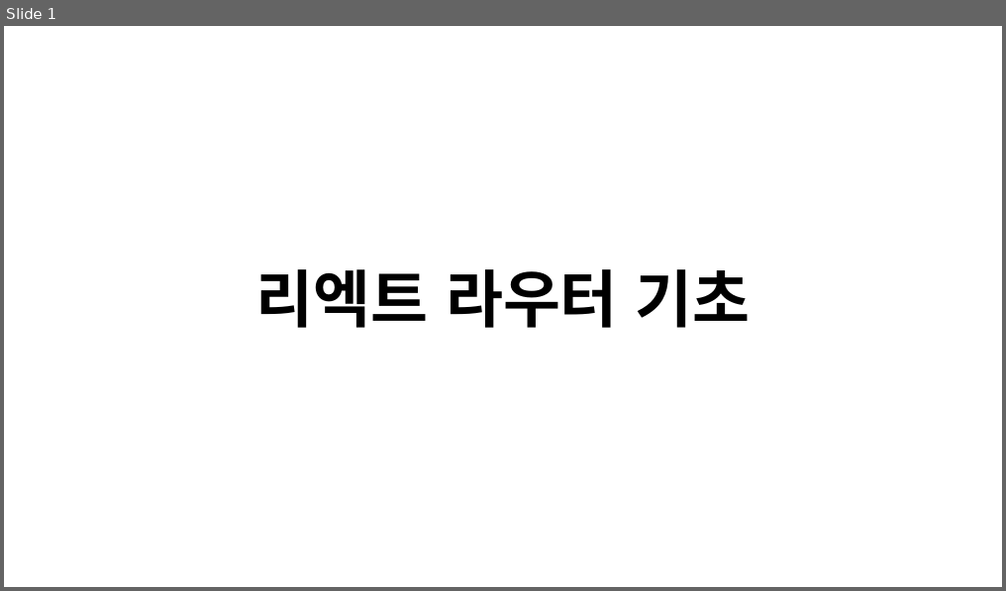
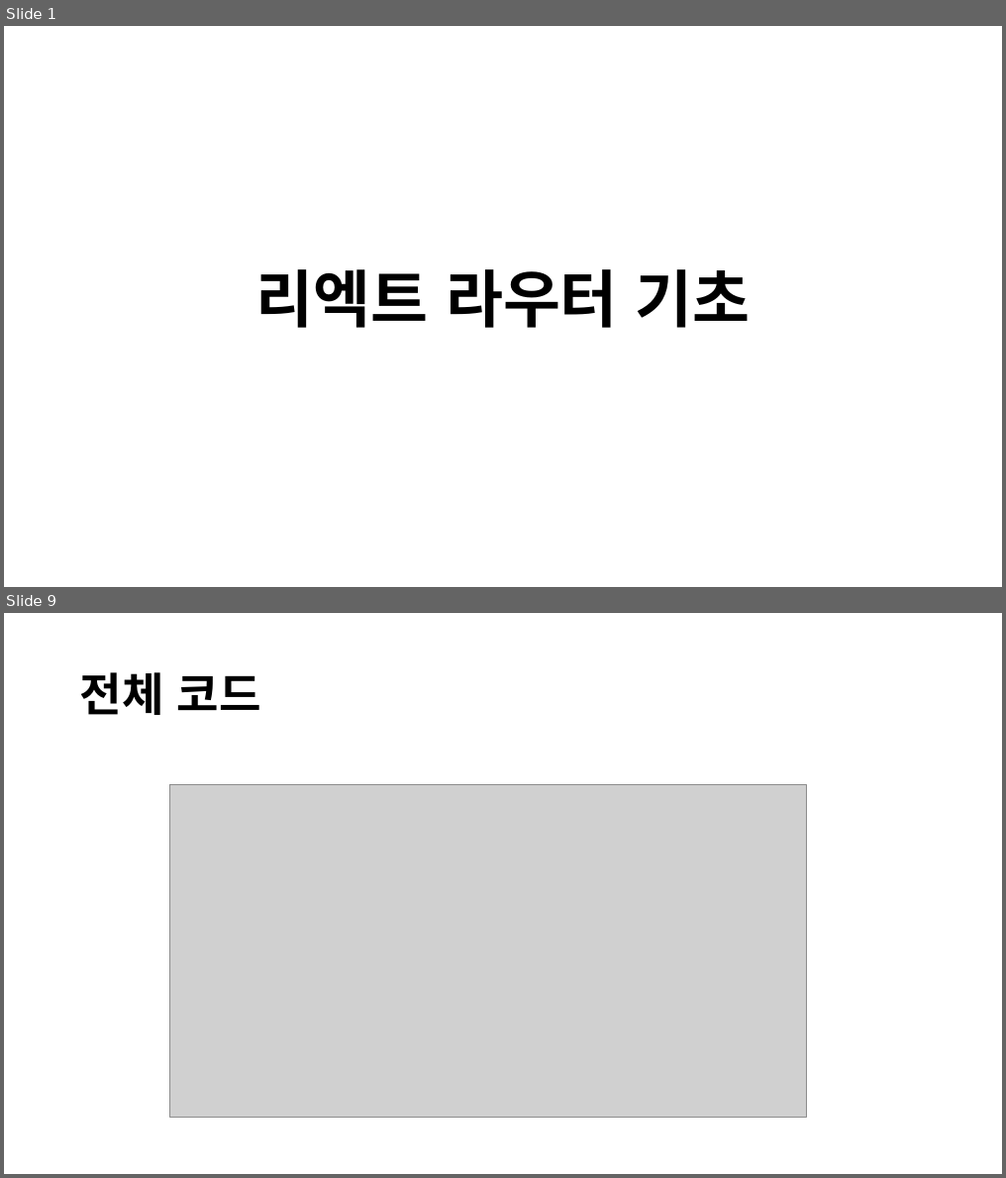
Before and after one commit to Profitah/DoFarming_DOC, a slide deck: 웹관련/리엑트 라우터 기초.pptx. Shown one above the other, each under a label of ours: slide 1 before the commit, slides 1 and 9 after it; the slides between them are not shown. The pictures are 1006x591 and 1006x1178 pixels, drawn with LibreOffice and Linux fonts; fonts in the diff are those of the drawing; grey boxes stand for pictures. Boxes give left, top, right and bottom in pixels: in the first picture for what was removed or moved away, otherwise in the second. Text is boxed around its words. In the diff, an @@ line names an element or a change of style, - is before the commit and + after.

```diff
--- a/웹관련/리엑트 라우터 기초.pptx
+++ b/웹관련/리엑트 라우터 기초.pptx
@@ slide 9 added at [4, 613, 1002, 1174], background #FFFFFF @@
@@ title added at [80, 672, 261, 715], 44 pt, text #000000, bold @@
+전체 코드
@@ picture added at [170, 784, 807, 1118] @@
```
Also in this commit, not shown: 3 slides changed, 5 other slides added, 5 other files.
